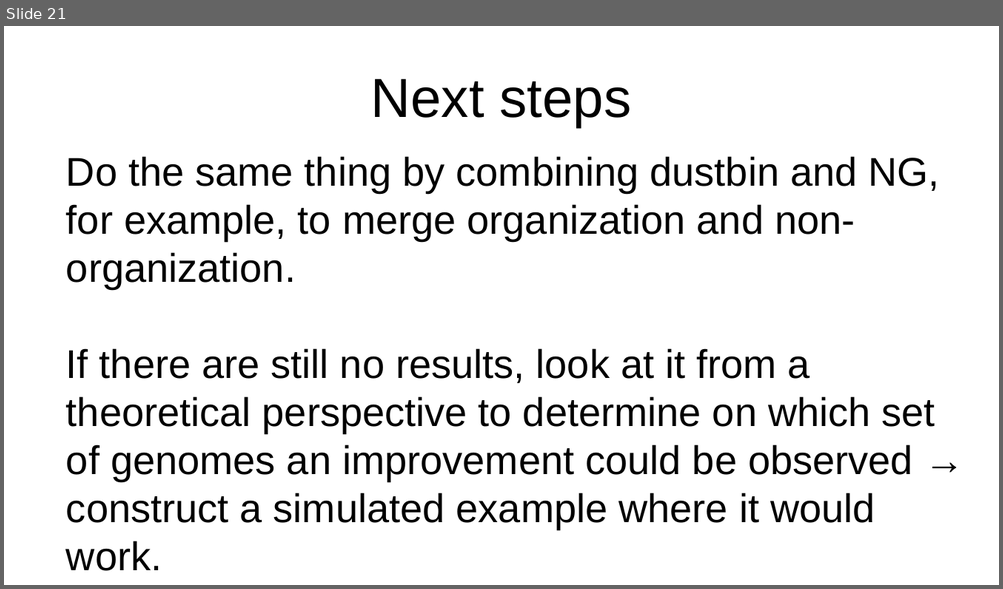
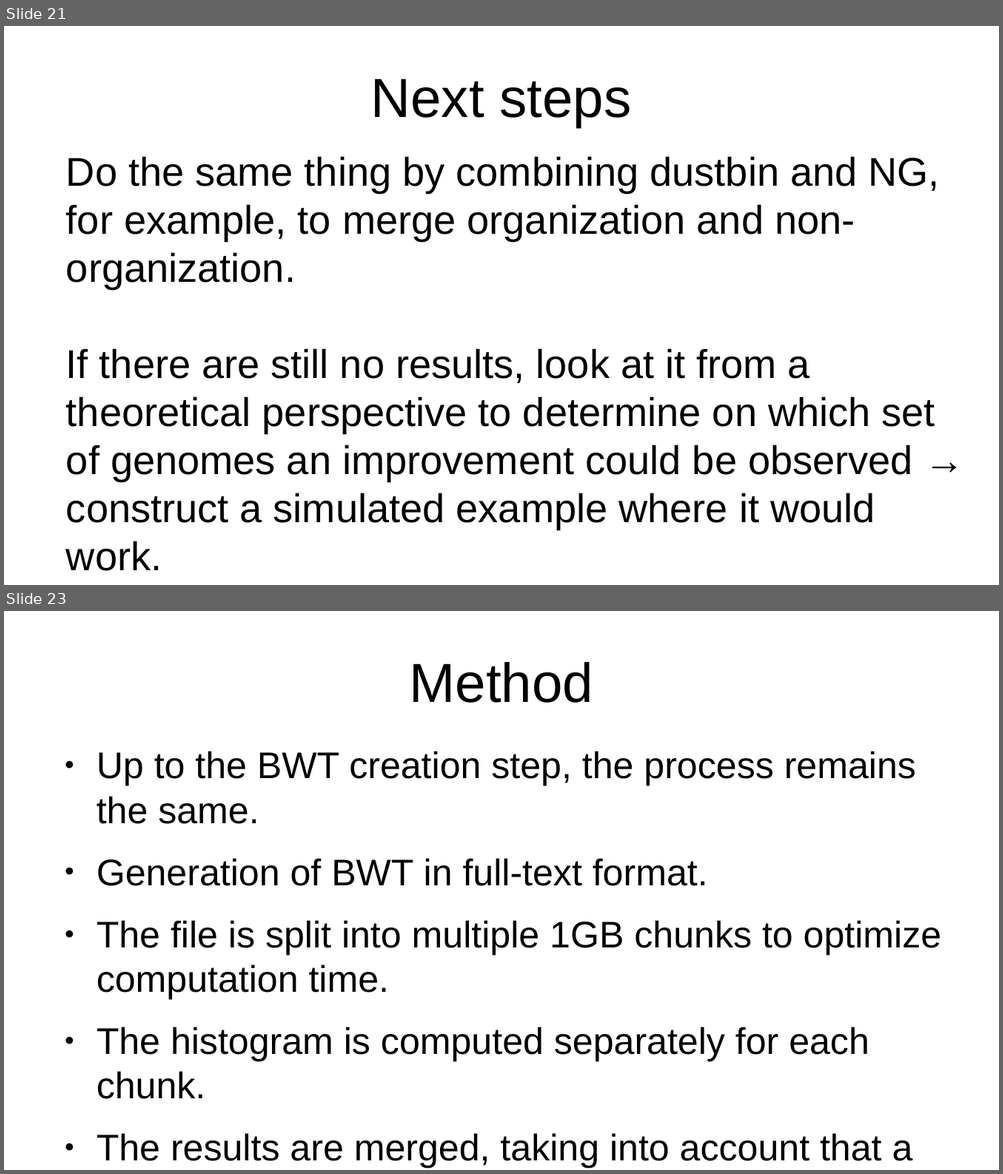
Before and after one commit to AntaoA/Amory_BWT_M1_project_Bioinfo, a slide deck: Diapo.odp. Shown one above the other, each under a label of ours: slide 21 before the commit, slides 21 and 23 after it; the slides between them are not shown. The pictures are 1003x589 and 1003x1174 pixels, drawn with LibreOffice and Linux fonts; fonts in the diff are those of the drawing. Boxes give left, top, right and bottom in pixels: in the first picture for what was removed or moved away, otherwise in the second. Text is boxed around its words. In the diff, an @@ line names an element or a change of style, - is before the commit and + after.

Commit message:
update histograms

```diff
--- a/Diapo.odp
+++ b/Diapo.odp
@@ slide 23 added at (x1=4, y1=611, x2=999, y2=1170), background #FFFFFF @@
@@ title added at (x1=410, y1=662, x2=593, y2=703), 44 pt, text #000000 @@
+Method
@@ text added at (x1=96, y1=751, x2=942, y2=1169), 29.6 pt, text #000000 @@
+● Up to the BWT creation step, the process remains the same.
+● Generation of BWT in full-text format.
+● The file is split into multiple 1GB chunks to optimize computation time.
+● The histogram is computed separately for each chunk.
+● The results are merged, taking into account that a run may be split across two files.
```
Also in this commit, not shown: 9 other slides added, 12 other files.
